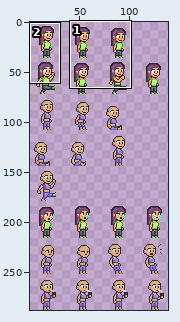
Two versions of one sprite sheet, Brackeys Jam 2021.8/Assets/Assets/Characters/female2.png. The picture above shows the old version from afar; the outline marks the close-up.
Close-up. The starting point:
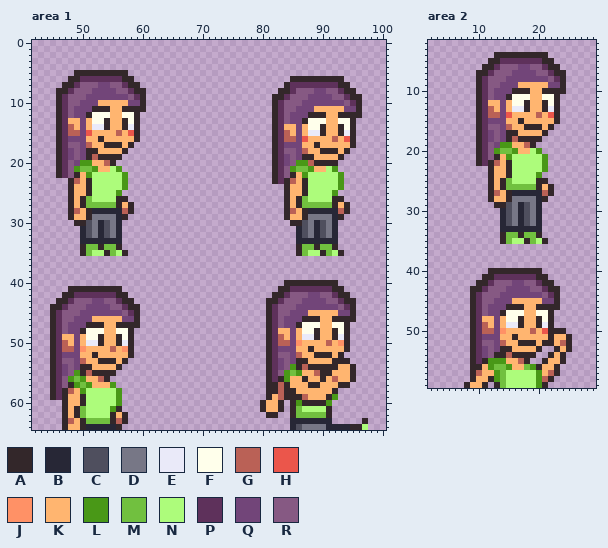
The file is 144x288 pixels. Shown: area 1: x 42..100, y 0..64; area 2: x 2..29, y 2..59. The wide view leaves out empty margins. The commit also changed other parts of the picture, which this record leaves out.
Palette (. is transparent): A #33272a  B #272736  C #4f4f5e  D #777786  E #eaeaf9  F #ffffeb  G #ba6156  H #eb564b  J #ff9166  K #ffb570  L #499817  M #71c03f  N #adfc7b  P #5e315b  Q #724579  R #865983
The same view after the edit:
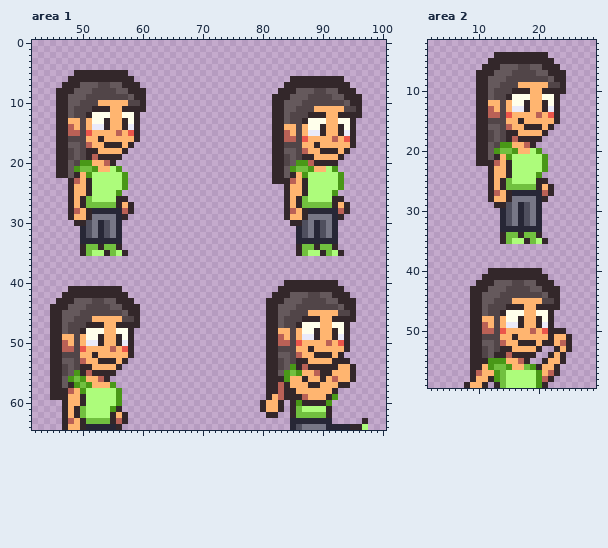
Changes in this commit:
Colour Q changes from #724579 to #514548.
Colour R changes from #865983 to #65595c.
Area 1:
The edit turns colour P into colour A in row 6 at x 50 to 56; in row 7 at x 49, 57 and 85 to 92; in row 8 at x 48, 58, 85 and 93; in row 9 at x 47, 59, 84 and 94; in row 10 at x 47, 83 and 95; in rows 11 to 22 at x 47 and 83.
The edit turns colour P into colour A in row 23 at x 83; in row 41 at x 85 to 91; in row 42 at x 49 to 55, 84 and 92; in row 43 at x 48, 56, 83 and 93; in row 44 at x 47, 57, 82 and 94; in row 45 at x 46, 58 and 82.
The edit turns colour P into colour A in rows 46 to 56 at x 46 and 82; in rows 57 to 59 at x 46.
The edit turns colour J into colour H in row 50 at x 86 and 93; in row 51 at x 50 and 57.
Area 2:
The edit turns colour P into colour A in row 5 at x 14 to 20; in row 6 at x 13 and 21; in row 7 at x 12 and 22; in row 8 at x 11 and 23; in rows 9 to 22 at x 11; in row 41 at x 13 to 19.
The edit turns colour P into colour A in row 42 at x 12 and 20; in row 43 at x 11 and 21; in row 44 at x 10 and 22; in rows 45 to 55 at x 10.
The edit turns colour J into colour H in row 50 at x 14.
